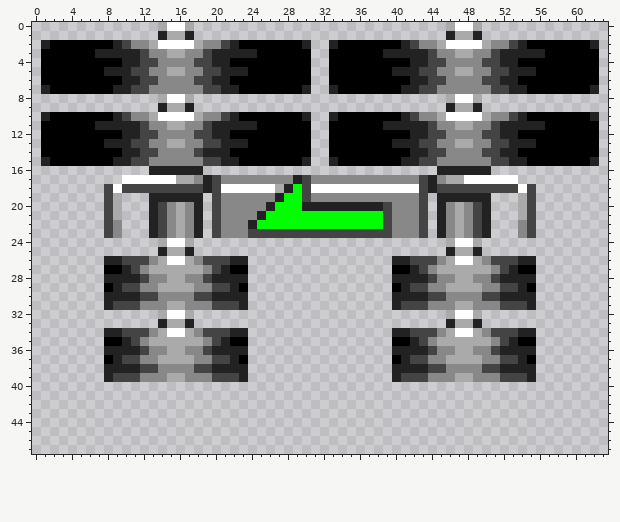
Edited in one commit: pixel-art sprite (Graphics/Gimmicks/speed_booster.png). The picture above was drawn from the file before the commit.
The file is 64x48 pixels.
New version:
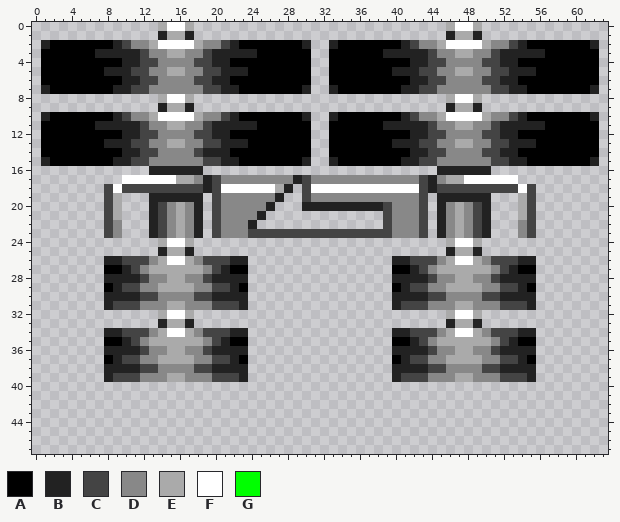
Palette (. is transparent): A #000000  B #222222  C #444444  D #888888  E #aaaaaa  F #ffffff  G #00ff00
Changes in this commit:
Changed rows in their new state; - is an unchanged pixel.
first column x 25:
18 ----.---------
19 ---..---------
20 --...---------
21 -.............
22 ..............
Where, in picture pixels (left, top, right, bottom), the same in both pictures:
erased: (257, 184, 383, 229)
